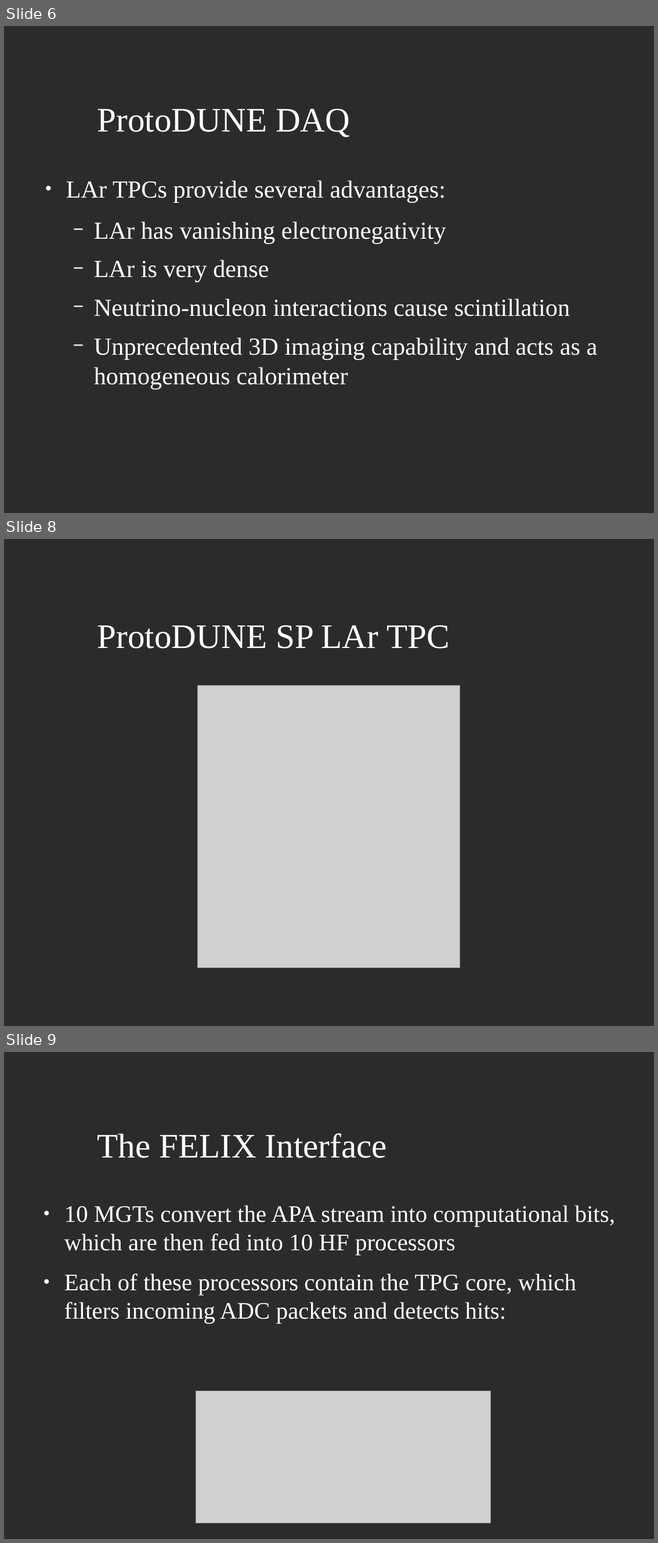
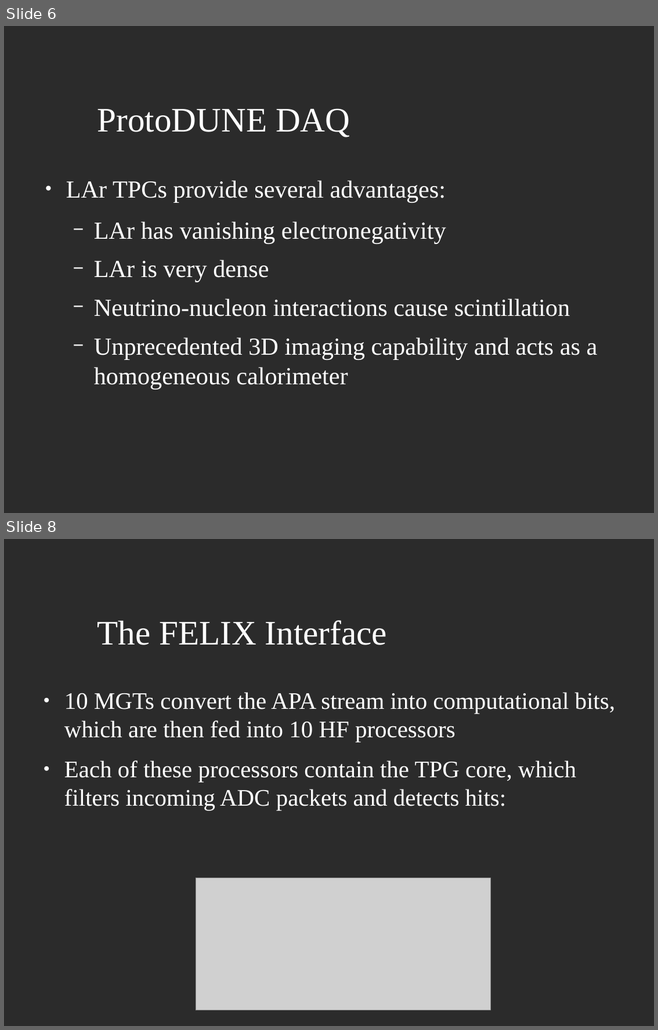
Before and after one commit to JoshCodesPhysics/dune_project, a slide deck: dune_notes/dune_pres/dune_project_pres.odp. Shown one above the other, each under a label of ours: slides 6, 8 and 9 before the commit, slides 6 and 8 after it; the slides between them are not shown. The pictures are 658x1543 and 658x1030 pixels, drawn with LibreOffice and Linux fonts; fonts in the diff are those of the drawing; grey boxes stand for pictures; background and template pictures are left out; a plain dark background stands for a picture behind light text. Boxes give left, top, right and bottom in pixels: in the first picture for what was removed or moved away, otherwise in the second. Text is boxed around its words. In the diff, an @@ line names an element or a change of style, - is before the commit and + after.

```diff
--- a/dune_notes/dune_pres/dune_project_pres.odp
+++ b/dune_notes/dune_pres/dune_project_pres.odp
@@ slide 8 removed at [4, 539, 654, 1026], background picture (left out) @@
@@ title removed at [97, 625, 449, 649] @@
-ProtoDUNE SP LAr TPC
@@ picture removed at [198, 686, 460, 969] @@
@@ what was slide 9 is now slide 8 @@
```
Also in this commit, not shown: 2 slides changed, 6 slides added, 2 other slides removed, 1 other file.
